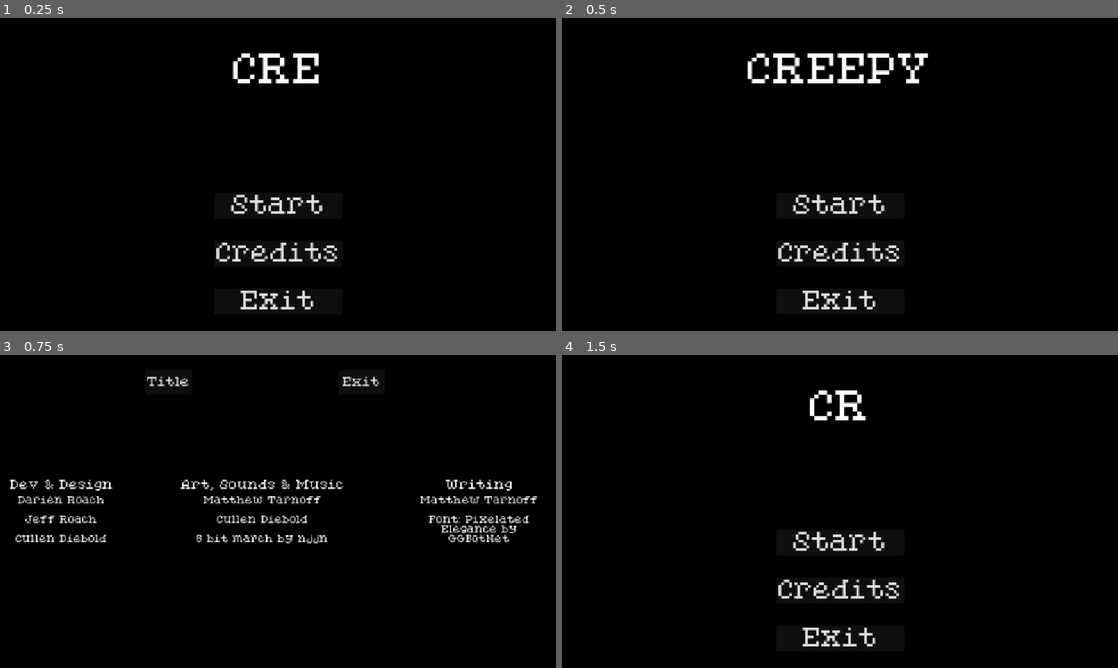
Above: before the commit, frames 1-4 (two rows, left to right).
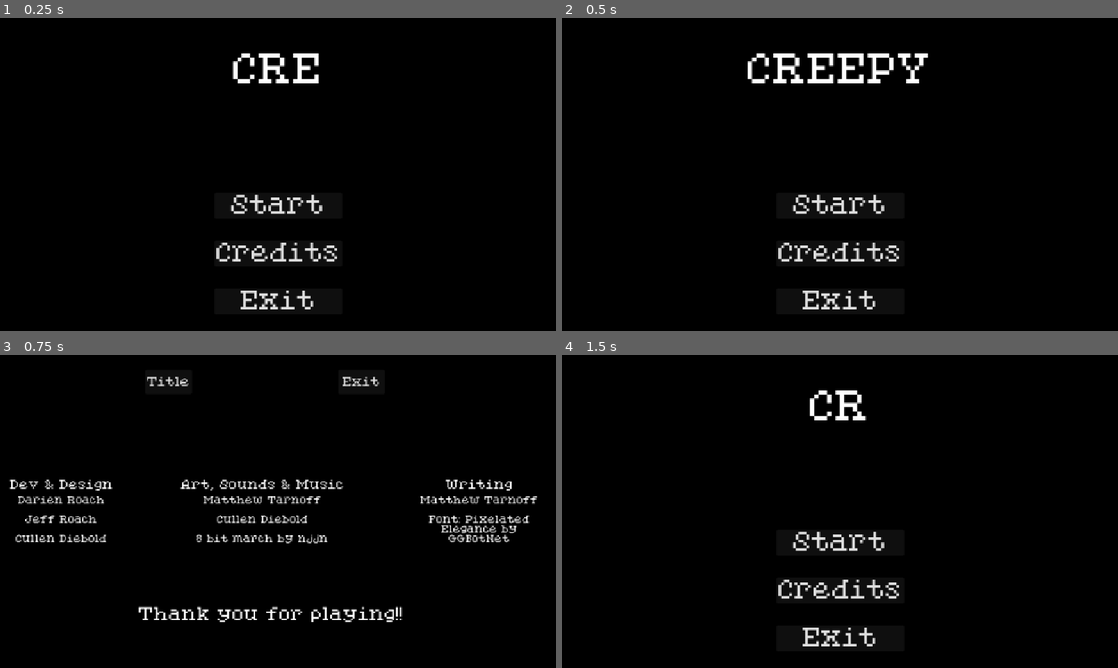
Above: after the commit, the same moments.

Repository: Evenwood/godotgamejame84
Game: Godot game, scene res://gui/title.tscn
Two runs of this game, one before a commit and one after it. Both use one fixed random seed, a clock stepped at 60 frames per second and the inputs below.
Inputs:
- Up to frame 1 (0.25 s): no input
- Up to frame 2 (0.5 s): no input
- Up to frame 3 (0.75 s): click "Credits" at 0.5 s
- Up to frame 4 (1.5 s): click "Title" at 1.25 s

Frames 1-2 are identical in both runs. In frame 3, 0.9% of the frame differs, in the area x 24-73%, y 80-86%; in frame 4, nothing differs.

Commit message:
Added music to credits page

Diff:
--- a/gamejam84/gui/credits.tscn
+++ b/gamejam84/gui/credits.tscn
@@ -1,7 +1,8 @@
-[gd_scene load_steps=3 format=3 uid="uid://52wdjceyo1jj"]
+[gd_scene load_steps=4 format=3 uid="uid://52wdjceyo1jj"]
 
 [ext_resource type="Script" uid="uid://rt2n4j5wkri3" path="res://gui/credits.gd" id="1_i8qro"]
 [ext_resource type="FontFile" uid="uid://csuju232u5qsn" path="res://art/PixelatedEleganceRegular-ovyAA.ttf" id="1_t6a7l"]
+[ext_resource type="AudioStream" uid="uid://qlnw3usapb3i" path="res://art/246391__foolboymedia__farewell-princess.mp3" id="3_uhutt"]
 
 [node name="Credits" type="CanvasLayer"]
 script = ExtResource("1_i8qro")
@@ -101,6 +102,17 @@
 horizontal_alignment = 1
 vertical_alignment = 1
 
+[node name="ThankYouLabel" type="Label" parent="."]
+offset_left = 281.0
+offset_top = 473.0
+offset_right = 842.0
+offset_bottom = 602.0
+theme_override_fonts/font = ExtResource("1_t6a7l")
+theme_override_font_sizes/font_size = 35
+text = "Thank you for playing!!"
+horizontal_alignment = 1
+vertical_alignment = 1
+
 [node name="TitleButton" type="Button" parent="."]
 z_index = 1
 anchors_preset = 5
@@ -130,6 +142,8 @@
 text = "Exit"
 
 [node name="AudioStreamPlayer" type="AudioStreamPlayer" parent="."]
+stream = ExtResource("3_uhutt")
+autoplay = true
 
 [connection signal="pressed" from="TitleButton" to="." method="_on_title_button_pressed"]
 [connection signal="pressed" from="ExitButton" to="." method="_on_exit_button_pressed"]
--- a/gamejam84/hud.gd
+++ b/gamejam84/hud.gd
@@ -5,6 +5,7 @@
 
 @onready var quest_objective_label = $QuestObjective
 @onready var quest_progress_label = $QuestProgress
+@onready var audio_player = $AudioStreamPlayer
 
 func show_message(text):
 	$Message.text = text
--- a/gamejam84/hud.tscn
+++ b/gamejam84/hud.tscn
@@ -93,5 +93,7 @@
 offset_right = 423.0
 offset_bottom = 54.0
 
+[node name="AudioStreamPlayer" type="AudioStreamPlayer" parent="."]
+
 [connection signal="pressed" from="StartButton" to="." method="_on_start_button_pressed"]
 [connection signal="timeout" from="MessageTimer" to="." method="_on_message_timer_timeout"]
--- a/gamejam84/main.gd
+++ b/gamejam84/main.gd
@@ -66,6 +66,7 @@
 func new_game():
 	audio_player.stream = restart_sound
 	audio_player.play()
+
 	score = 0
 	time = 0
 	player.reset_player()
Not shown, added: gamejam84/art/246391__foolboymedia__farewell-princess.mp3.import
Not shown, added: gamejam84/art/626274__rolly-sfx__hyperactive-chiptune-loop.mp3.import
Not shown, added: gamejam84/art/246391__foolboymedia__farewell-princess.mp3
Not shown, added: gamejam84/art/626274__rolly-sfx__hyperactive-chiptune-loop.mp3
